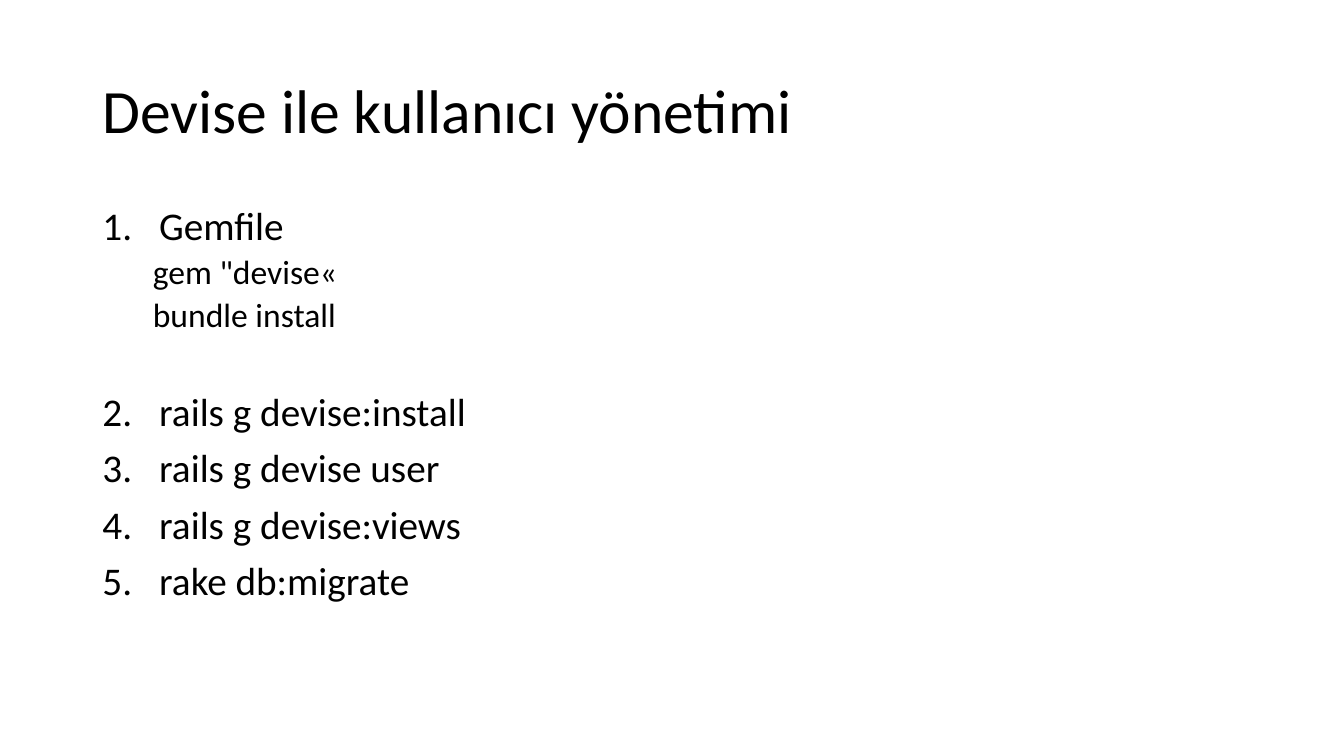
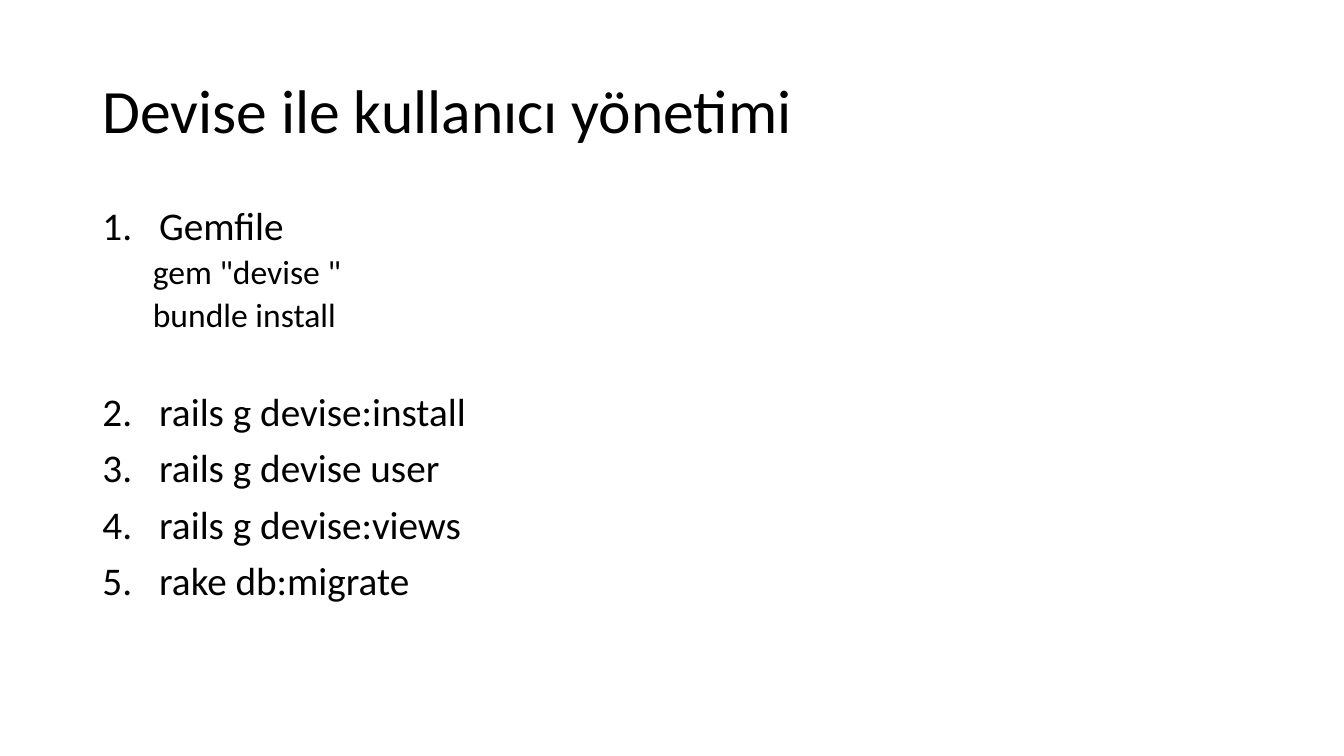
Before and after one commit to gorkemcakici/Web-Programlama, a slide deck: slide 6 of H7/Gemfile.pptx. Drawn at 1344x756 pixels with LibreOffice and Linux fonts; fonts in the diff are those of the drawing. Boxes give left, top, right and bottom in pixels: in the first picture for what was removed or moved away, otherwise in the second. Text is boxed around its words. In the diff, an @@ line names an element or a change of style, - is before the commit and + after.

```diff
--- a/H7/Gemfile.pptx
+++ b/H7/Gemfile.pptx
@@ text at [153,260,320,290]: text changed @@
-  gem "devise«
+  gem "devise "
```
Also in this commit, not shown: 1 other slide changed.
